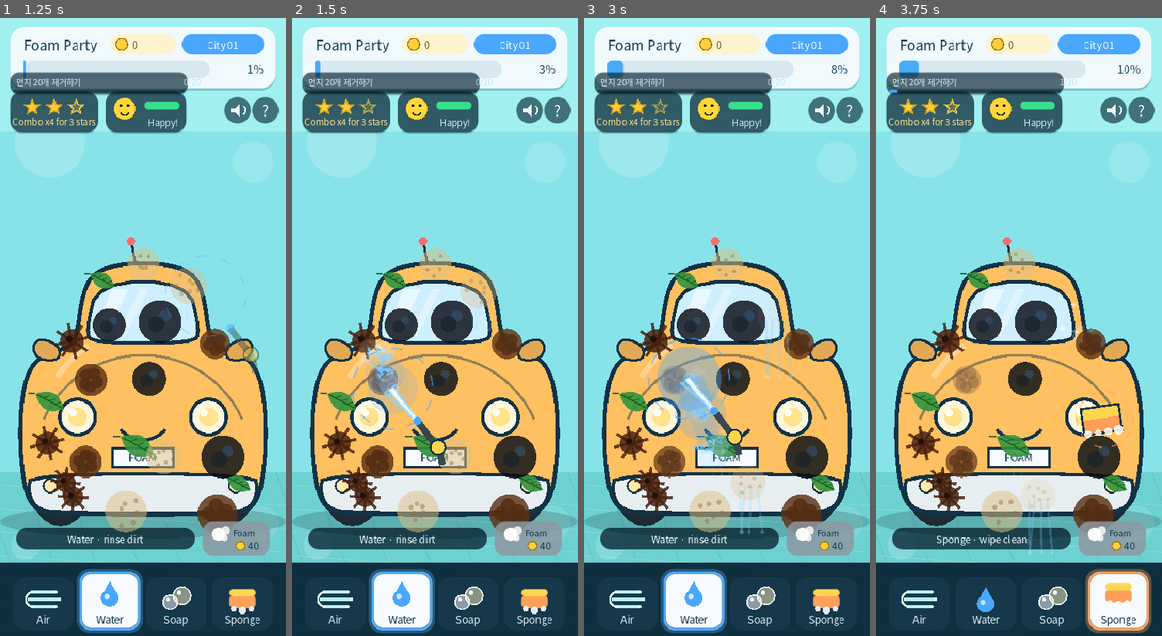
Above: before the commit, frames 1-4 (left to right).
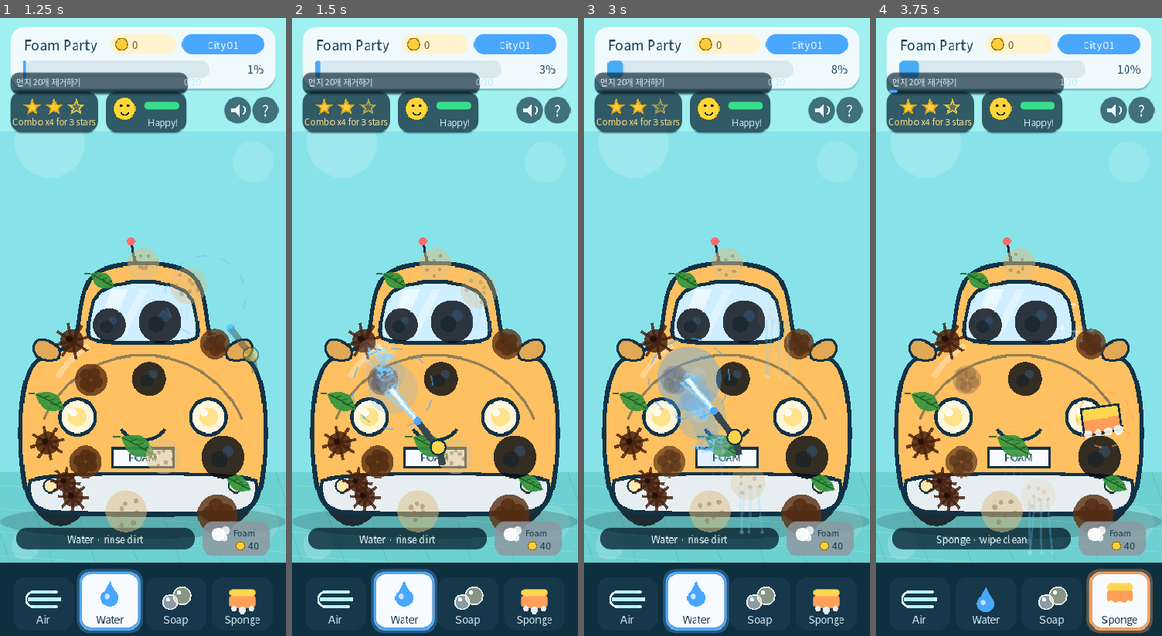
Above: after the commit, the same moments.

Repository: seorilabs/foam-party
Game: Godot game, scene res://scenes/main.tscn
Same seed, same stepped clock (60 frames per second), same inputs: the game is played once before the commit and once after it.
Inputs (mouse positions are in pixels of both pictures, inside the frame that each line leads up to):
- Up to frame 1 (1.25 s): tap Enter at 0.5, 0.6 s; move the mouse to (205, 296) at 0.52 s; click (205, 296) at 0.67 s; tap Space at 0.77 s
- Up to frame 2 (1.5 s): drag from (377, 357) to (420, 450) at 1.27 s
- Up to frame 3 (3 s): move the mouse to (755, 191) at 2.02 s; tap 2 at 2.1 s; click (755, 191) at 2.17 s; drag from (712, 450) to (641, 234) at 2.77 s
- Up to frame 4 (3.75 s): move the mouse to (1104, 419) at 3.52 s; tap 4 at 3.6 s; click (1104, 419) at 3.67 s

Frame 1 is identical in both runs. In frame 2, 0.7% of the frame differs, in the area x 26-51%, y 89-100%; in frame 3, 0.7%; in frame 4, 0.6%.

Commit message:
잘못된 도구 사용 시 도구 버튼 바운스 애니메이션 + 햅틱 피드백 추가
잘못된 도구를 사용했을 때 즉각적인 시각·촉각 피드백(도구 버튼 바운스 0.5s, 모바일 햅틱 30ms, 오물 패치 흔들림)을 추가한다.

- _update_patch_hint: wrong_tool 변수로 _tool_misapplied() 가드 명시, 오사용 시에만 햅틱/바운스 트리거
- _patch_center: shake_x 제거 — 충돌 판정·청소 근접도·off-screen 체크는 순수 논리 위치 사용
- _draw_dirt, _draw_patch_hint: shake_x 시각 오프셋은 렌더링에서만 명시 적용
- _draw_toolbar: 오사용된 도구 버튼에만 sin 감쇄 바운스 오프셋 적용 (배경·아이콘·텍스트 일체감)

Diff:
--- a/godot/scripts/main.gd
+++ b/godot/scripts/main.gd
@@ -85,6 +85,7 @@
 	var resist_time: float = 0.0
 	var hint_time: float = 0.0
 	var hint_tool: String = ""
+	var shake_x: float = 0.0
 
 	func _init(new_kind: String, new_position: Vector2, new_radius: float, new_health: float, new_seed: float) -> void:
 		kind = new_kind
@@ -161,6 +162,8 @@
 var record_pop_time := -10.0
 var _tool_select_time := -10.0
 var _bomb_press_time := -10.0
+var _tool_misapplied_time := -10.0
+var _tool_misapplied_tool_id := ""
 var game_state := STATE_TITLE
 var coins := 0
 var total_stars := 0
@@ -1797,10 +1800,18 @@
 	# Keep coaching even on a stubborn last sliver; only skip the truly-gone.
 	if patch.health / max(1.0, patch.max_health) < 0.05:
 		return
-	if _tool_misapplied(selected_tool, patch):
+	var wrong_tool := _tool_misapplied(selected_tool, patch)
+	if wrong_tool:
 		# +2*delta here, -delta decay in _update_dirt_motion -> net +delta only
 		# while actively rubbing, so brief stray touches never accumulate.
 		patch.resist_time += delta * 2.0
+		var time_now := float(Time.get_ticks_msec()) / 1000.0
+		if time_now - _tool_misapplied_time > 0.6:
+			_tool_misapplied_time = time_now
+			_tool_misapplied_tool_id = selected_tool
+			patch.shake_x = 6.0
+			if OS.has_feature("mobile"):
+				Input.vibrate_handheld(30)
 		if patch.resist_time >= 0.3:
 			# Keep a single active coach so overlapping patches stay readable.
 			if _hint_patch != null and _hint_patch != patch:
@@ -1961,6 +1972,11 @@
 		else:
 			patch.drift = patch.drift.move_toward(Vector2.ZERO, delta * 10.0)
 			patch.velocity *= 0.9
+
+		if patch.shake_x != 0.0:
+			patch.shake_x = -patch.shake_x * exp(-delta * 30.0)
+			if absf(patch.shake_x) < 0.2:
+				patch.shake_x = 0.0
 
 		patch.wetness = max(0.0, patch.wetness - delta * 0.08)
 		if patch.state != STATE_SOAPED and patch.state != STATE_LOOSENED:
@@ -2777,7 +2793,7 @@
 		if _is_patch_removed(patch):
 			continue
 		var strength: float = clamp(patch.health / patch.max_health, 0.0, 1.0)
-		var center: Vector2 = _patch_center(patch)
+		var center: Vector2 = _patch_center(patch) + Vector2(patch.shake_x, 0.0)
 		if patch.state == STATE_FLYING:
 			_draw_flying_trail(patch, center, strength)
 		if patch.wetness > 0.08 or patch.state == STATE_RUNOFF:
@@ -2805,7 +2821,7 @@
 		if _is_patch_removed(hint_patch):
 			continue
 		if hint_patch.hint_time > 0.0 and hint_patch.hint_tool != "":
-			_draw_patch_hint(hint_patch, _patch_center(hint_patch))
+			_draw_patch_hint(hint_patch, _patch_center(hint_patch) + Vector2(hint_patch.shake_x, 0.0))
 
 
 func _draw_patch_hint(patch: DirtPatch, center: Vector2) -> void:
@@ -3599,6 +3615,10 @@
 		var rect := _get_tool_rect(index)
 		var color: Color = tool_colors[tool_id]
 		var is_selected := selected_tool == tool_id
+		if _tool_misapplied_time > 0.0 and tool_id == _tool_misapplied_tool_id:
+			var age := time_now - _tool_misapplied_time
+			if age < 0.5:
+				rect.position.x += sin(age * 55.0) * 5.0 * (1.0 - age / 0.5)
 		var visual_rect := rect
 		if is_selected:
 			visual_rect = Rect2(rect.position - Vector2(0.0, 8.0), rect.size + Vector2(0.0, 8.0))
